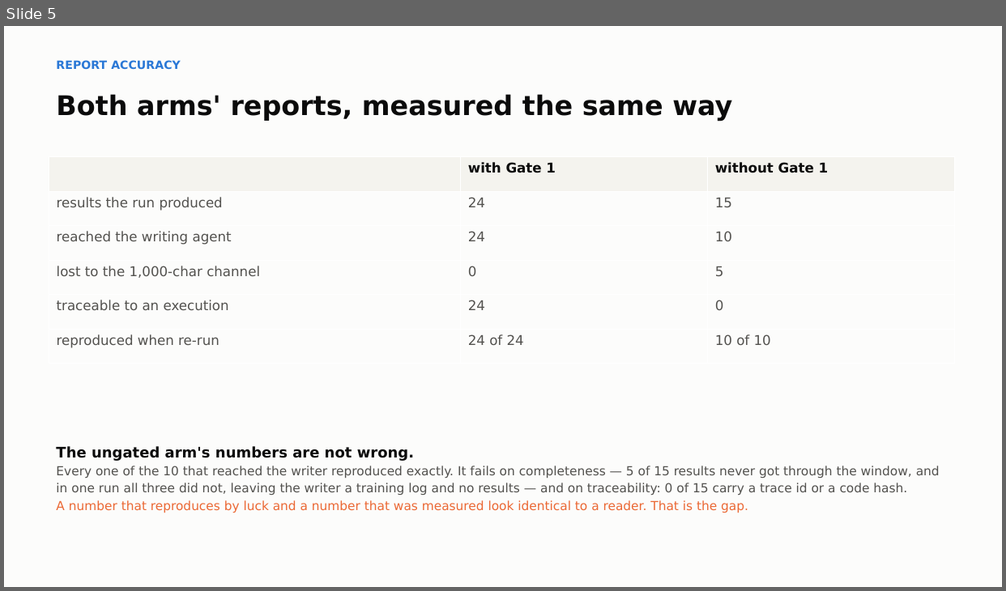
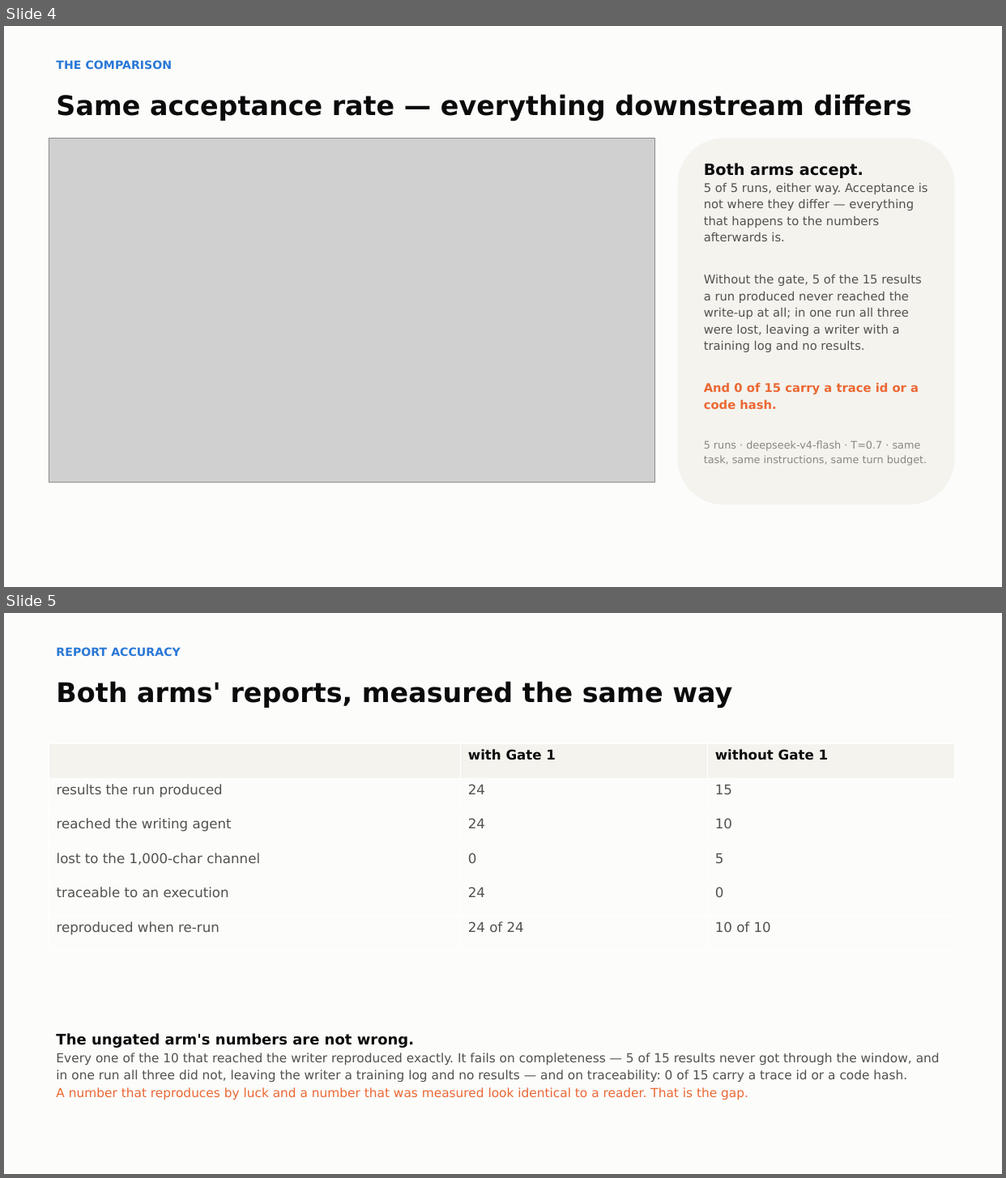
Before and after one commit to bananatruck/gates, a slide deck: reports/GATE1_DECK.pptx. Shown one above the other, each under a label of ours: slide 5 before the commit, slides 4 and 5 after it. The pictures are 1006x591 and 1006x1178 pixels, drawn with LibreOffice and Linux fonts; fonts in the diff are those of the drawing; grey boxes stand for pictures. Boxes give left, top, right and bottom in pixels: in the first picture for what was removed or moved away, otherwise in the second. Text is boxed around its words. In the diff, an @@ line names an element or a change of style, - is before the commit and + after.

```diff
--- a/reports/GATE1_DECK.pptx
+++ b/reports/GATE1_DECK.pptx
@@ slide 4 added at [4, 26, 1002, 587], background #FCFCFB @@
@@ text added at [56, 60, 172, 69], 11 pt, text #2A78D6, bold @@
+THE COMPARISON
@@ text added at [56, 94, 912, 121], 26 pt, text #0B0B0B, bold @@
+Same acceptance rate — everything downstream differs
@@ picture added at [49, 139, 655, 483] @@
@@ rounded rectangle added at [678, 139, 955, 506], fill #F4F3EE @@
@@ text added at [704, 163, 928, 466], 11.5 pt, text #52514E @@
+Both arms accept.
+5 of 5 runs, either way. Acceptance is not where they differ — everything that happens to the numbers afterwards is.
+Without the gate, 5 of the 15 results a run produced never reached the write-up at all; in one run all three were lost, leaving a writer with a training log and no results.
+And 0 of 15 carry a trace id or a code hash.
+5 runs · deepseek-v4-flash · T=0.7 · same task, same instructions, same turn budget.
```
Also in this commit, not shown: 5 slides changed, 2 other slides added, 13 slides removed, 6 other files.
